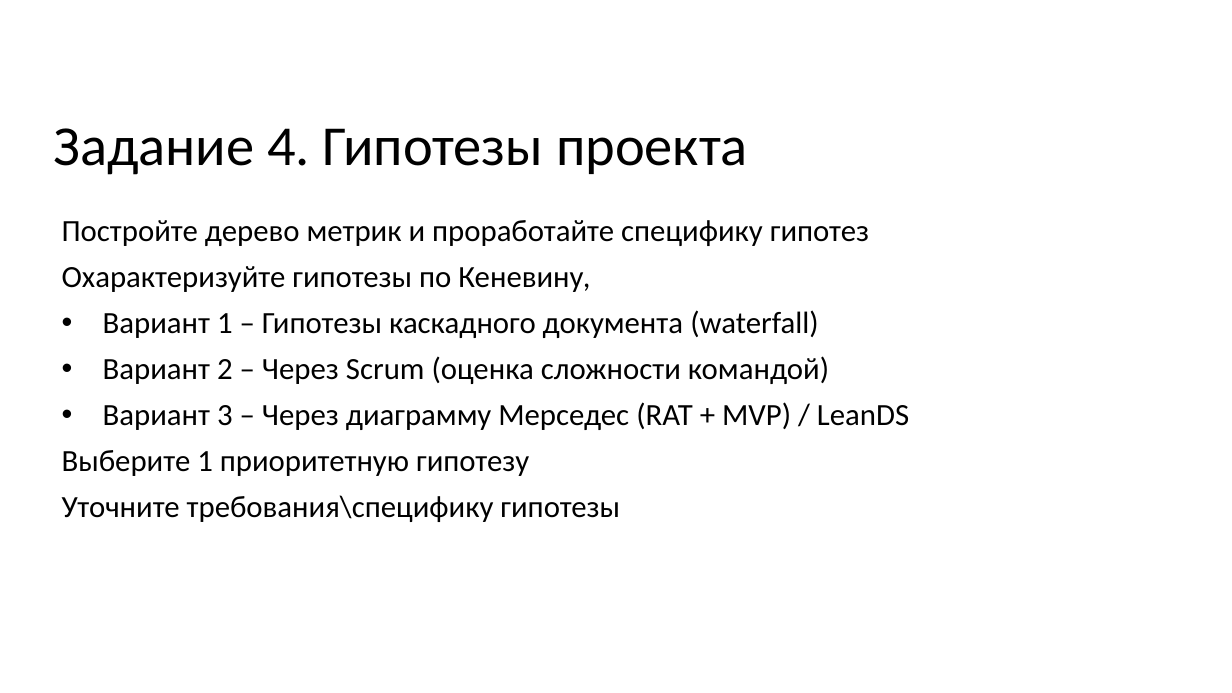
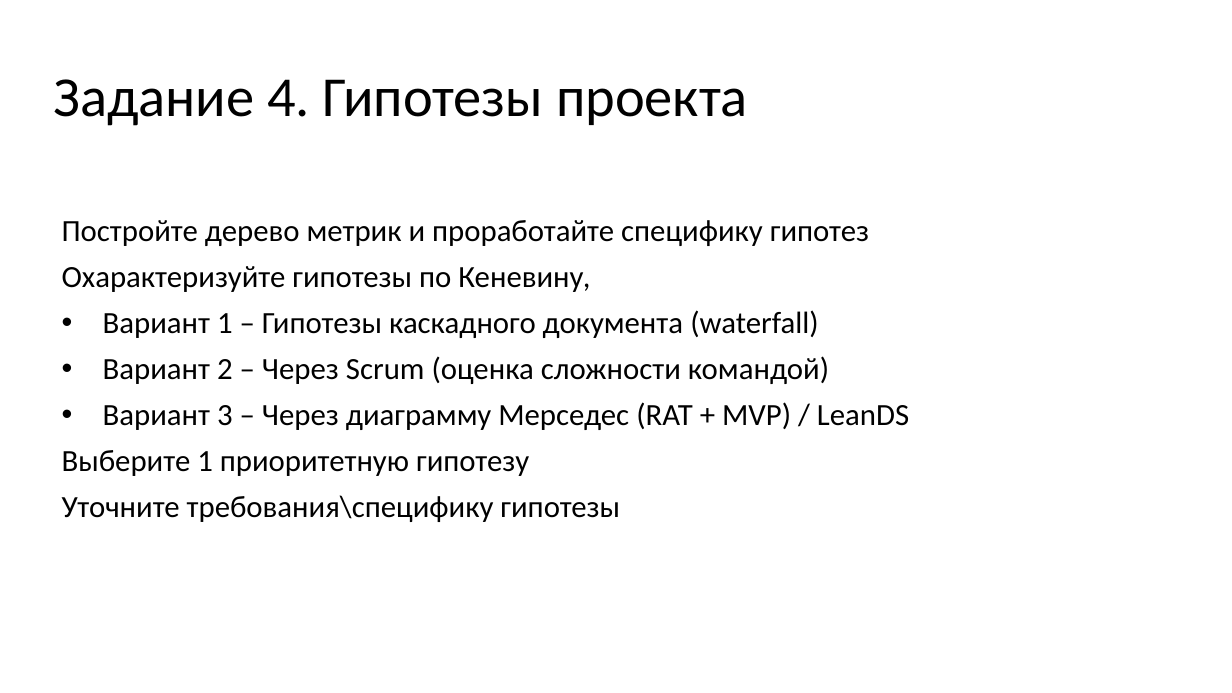
Before and after one commit to MVRonkin/MLSystemDesignCourse, a slide deck: slide 5 of 2025/Задание.pptx. Drawn at 1232x693 pixels with LibreOffice and Linux fonts; fonts in the diff are those of the drawing. Boxes give left, top, right and bottom in pixels: in the first picture for what was removed or moved away, otherwise in the second. Text is boxed around its words. In the diff, an @@ line names an element or a change of style, - is before the commit and + after.

```diff
--- a/2025/Задание.pptx
+++ b/2025/Задание.pptx
@@ title "Задание 4. Гипотезы проекта": place and size @@
-title "Задание 4. Гипотезы проекта" at <box>54,128,748,175</box>
+title "Задание 4. Гипотезы проекта" at <box>54,79,748,126</box>
```
Also in this commit, not shown: 32 other slides changed.
